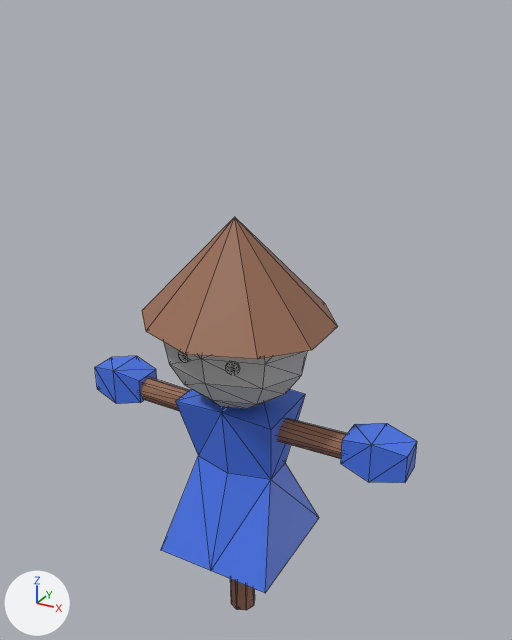
An edit to the FBX model Assets/Model/Scarecrow.fbx, drawn before and after from the same camera.
Both versions are drawn from a camera (50 mm lens) standing at (1.15, -1.97, 2.3) and looking at (0.02, 0.08, 1.28). Arrows for +X, +Y and +Z are at lower left; the lights stay in place. Mesh edges are drawn as thin lines. Vertices at the same position are counted once.

The older version as bpy lines, for what is in view:
```python
me_球_001 = bpy.data.meshes.new('球.001')
me_球_001.from_pydata(...)  # 267 vertices, 498 faces; spans x -0.65..0.65, y 0.0..1.68, z -0.31..0.34
# faces by material slot: [102, 68, 112, 216]
me_球_001.materials.append(mat_material_001)  # blue #4673e7
me_球_001.materials.append(mat_material_002)  # brown #996b54
me_球_001.materials.append(mat_material_003)  # grey #bcbcbc
me_球_001.materials.append(mat_material_004)  # black #1b1b1b
ob_球 = bpy.data.objects.new('球', me_球_001)
ob_球.location = (0.0, 0.0, 0.0)
ob_球.rotation_euler = (1.571, 0.0, 0.0)  # degrees (90, 0, 0)
```
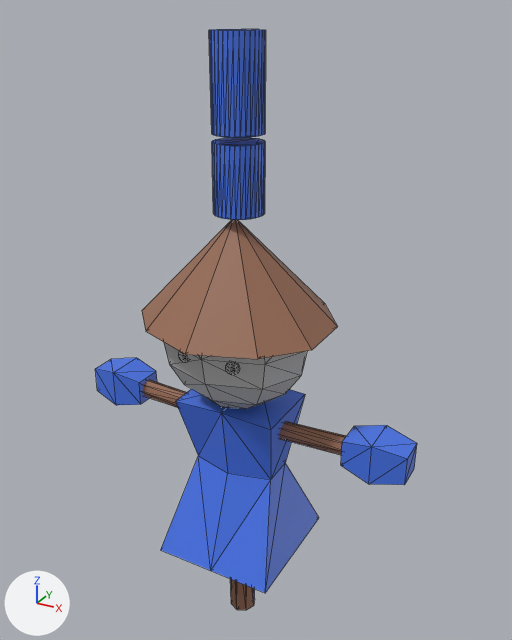
Pixel boxes (x1, y1, x2, y2) of what changed, in the pictures (512 x 640 px):
```json
{"object": "球", "change": "reshaped, turned, rescaled", "before": [95, 217, 417, 610], "after": [95, 29, 417, 610]}
{"part": 1, "of": "me_球_001", "change": "added", "after": [212, 137, 265, 220], "on screen": "blue"}
{"part": 2, "of": "me_球_001", "change": "added", "after": [209, 29, 266, 138], "on screen": "blue"}
{"part": 3, "of": "me_球_001", "change": "added", "after": [143, 380, 187, 408], "on screen": "brown"}
{"part": 4, "of": "me_球_001", "change": "added", "after": [279, 422, 346, 455], "on screen": "brown"}
{"part": 5, "of": "me_球_001", "change": "cut back", "before": [95, 356, 417, 610], "after": [95, 358, 417, 610]}
```

Scene script edits in JSON lines:
```json
{"block": "me_球_001", "where": "# used by ob_球; location = (0.0, 0.0, 0.0); rotation_euler = (1.571, 0.0, 0.0), in degrees (90, 0, 0)"}
{"op": "remove", "block": "me_球_001", "code": "me_球_001.from_pydata(...)  # 267 vertices, 498 faces; spans x -0.65..0.65, y 0.0..1.68, z -0.31..0.34"}
{"op": "add", "block": "me_球_001", "code": "me_球_001.from_pydata(...)  # 398 vertices, 682 faces; spans x -0.65..0.65, y 0.0..2.24, z -0.31..0.34"}
{"block": "me_球_001", "change": "me_球_001 part 1: a new loose piece, a 32-sided cylinder along y spanning x -0.08..0.08, y 1.69..1.92, z -0.08..0.08, in mat_material_001 (blue #4673e7)"}
{"block": "me_球_001", "change": "me_球_001 part 2: a new loose piece, a 32-sided cylinder along y spanning x -0.08..0.08, y 1.94..2.24, z -0.08..0.08, in mat_material_001 (blue #4673e7)"}
{"block": "me_球_001", "change": "me_球_001 part 3: a new loose piece of 16 vertices spanning x 0.13..0.45, y 0.88..0.95, z -0.03..0.05"}
{"block": "me_球_001", "change": "me_球_001 part 4: a new loose piece of 16 vertices spanning x -0.45..-0.13, y 0.88..0.95, z -0.03..0.05"}
{"block": "me_球_001", "change": "me_球_001 part 5"}
{"block": "me_球_001", "change": "74 vertices are removed from x -0.61..0.61, y 0.87..1.36, z -0.05..0.21"}
{"block": "me_球_001", "change": "194 faces are deleted"}
{"block": "me_球_001", "change": "16 vertices in x -0.65..0.65, y 0.85..1.0, z -0.07..0.07 move by (0.0, -0.01, 0.0)"}
{"block": "me_球_001", "change": "12 vertices move within x -0.65..0.65, y 0.87..1.26, z -0.06..0.21"}
{"block": "me_球_001", "change": "21 vertices are added at x -0.05..0.05, y 0.38..1.03, z -0.04..0.06"}
{"block": "me_球_001", "change": "10 new vertices lie (0.0, 0.38, 0.01) away from vertices in x -0.05..0.05, y 0.0, z -0.04..0.05"}
{"block": "me_球_001", "change": "8 new vertices lie (0.0, 0.04, 0.0) away from vertices in x -0.05..0.05, y 0.38, z -0.03..0.06"}
{"block": "me_球_001", "change": "6 new vertices lie (0.0, 0.38, 0.0) away from vertices in x -0.04..0.04, y 0.0, z -0.05..0.04"}
{"block": "me_球_001", "change": "48 new faces join them, mat_material_002 (brown #996b54)"}
{"block": "me_球_001", "change": "22 new faces join them, mat_material_001 (blue #4673e7)"}
{"block": "me_球_001", "change": "16 new faces join them, mat_material_004 (black #1b1b1b)"}
{"op": "set", "path": "ob_球.rotation_euler", "old": "(1.571, 0.0, 0.0)", "new": "(-1.571, 0.0, 0.0)", "note": "degrees (90, 0, 0) -> degrees (-90, 0, 0)"}
{"op": "set", "path": "ob_球.scale", "old": "(1.0, 1.0, 1.0)", "new": "(-1.0, -1.0, -1.0)"}
```
